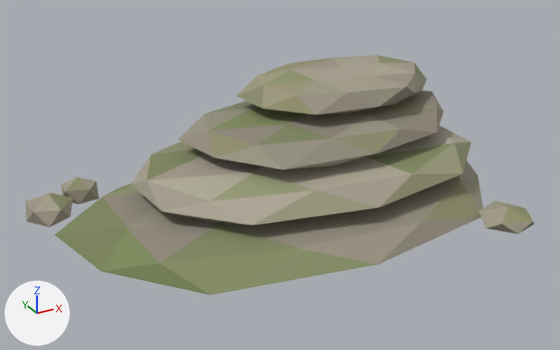
The glTF model game/assets/models/env_lime_outcrop.glb as it was, and as the next commit left it.
Rendered twice from a 50 mm lens placed at (-6.73, -11.63, 6.33), pointed at (-0.42, -0.16, 0.59). The axes (+X, +Y, +Z) are drawn at lower left. The lights are the same throughout. The first picture is the older version. Vertices at exactly the same position are counted once.

Names of what the first picture shows: 'env_lime_outcrop'.
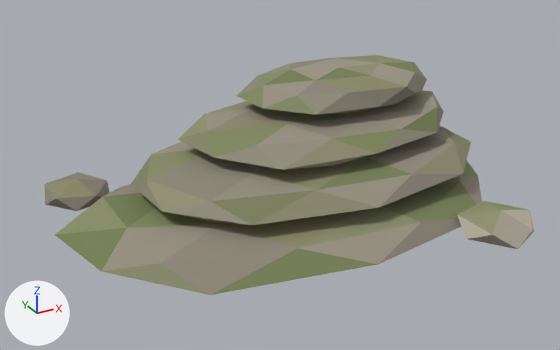
The change, as JSON lines over the scene's bpy script:
```json
{"block": "me_env_lime_outcrop", "where": "# used by ob_env_lime_outcrop; location = (0.0, 0.0, 0.0)"}
{"op": "remove", "block": "me_env_lime_outcrop", "code": "me_env_lime_outcrop.from_pydata(...)  # 204 vertices, 380 faces; spans x -4.68..4.65, y -3.07..2.65, z -0.31..2.1"}
{"op": "add", "block": "me_env_lime_outcrop", "code": "me_env_lime_outcrop.from_pydata(...)  # 204 vertices, 380 faces; spans x -4.38..4.82, y -3.42..2.87, z -0.31..2.1"}
{"block": "me_env_lime_outcrop", "change": "me_env_lime_outcrop part 1: the loose piece of 12 vertices spanning x -3.88..-3.18, y 1.9..2.65, z -0.26..0.28 is scaled about its middle by (1.35, 1.35, 0.666), then moved by (7.88, -0.67, 0.0)"}
{"block": "me_env_lime_outcrop", "change": "me_env_lime_outcrop part 2: the loose piece of 12 vertices spanning x -4.68..-3.79, y 1.28..2.13, z -0.23..0.3 is scaled about its middle by (1.63, 1.63, 0.84), then moved by (6.85, -4.44, -0.01)"}
{"block": "me_env_lime_outcrop", "change": "me_env_lime_outcrop part 3: the loose piece of 12 vertices spanning x 2.43..3.37, y -3.07..-2.12, z -0.18..0.2 is scaled about its middle by (1.31, 1.31, 1.3), then moved by (-6.49, 4.84, 0.0)"}
{"block": "me_env_lime_outcrop", "change": "me_env_lime_outcrop part 4: 376 faces centred in x -4.62..4.2, y -3.01..2.56, z -0.28..2.08 are repainted in the vertex colours, in many colours"}
```

Boxes (x1, y1, x2, y2) around the edits, measured in the pictures (560 x 350 px; the box of a moved part takes in the faces that stretch with it):
```json
{"object": "env_lime_outcrop", "change": "reshaped, recoloured", "before": [25, 55, 534, 295], "after": [44, 55, 534, 295]}
{"part": 1, "of": "me_env_lime_outcrop", "change": "moved or reshaped", "before": [61, 177, 99, 204], "on screen": "not visible afterwards"}
{"part": 2, "of": "me_env_lime_outcrop", "change": "moved or reshaped", "before": [25, 193, 73, 227], "after": [457, 201, 534, 249]}
{"part": 3, "of": "me_env_lime_outcrop", "change": "moved or reshaped", "before": [479, 201, 534, 234], "after": [44, 172, 110, 211]}
{"part": 4, "of": "me_env_lime_outcrop", "change": "recoloured", "before": [25, 55, 534, 295], "after": [44, 55, 534, 295]}
```
